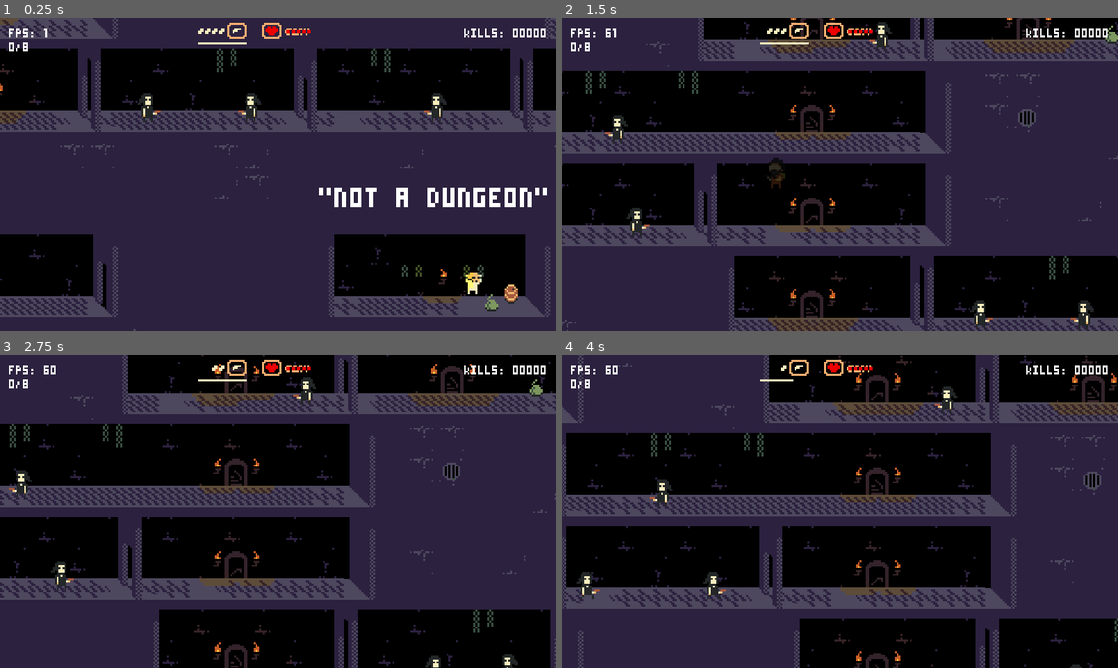
Above: before the commit, frames 1-4 (two rows, left to right).
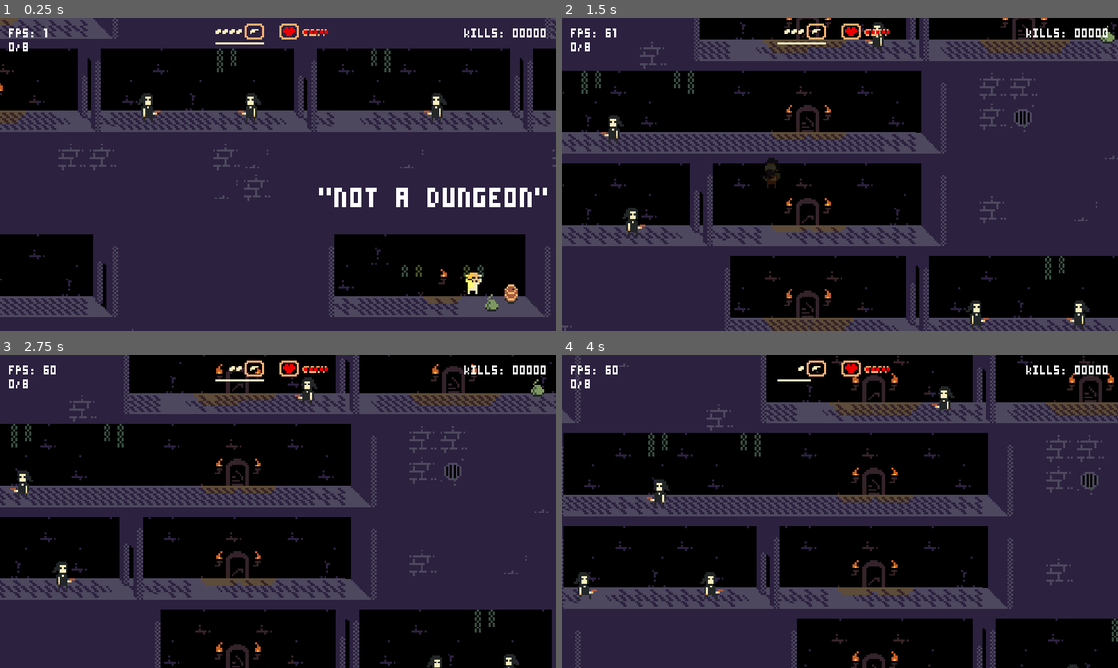
Above: after the commit, the same moments.

Repository: jimmyjonezz/gaminator20-dev
Game: Godot game, scene res://scene/main.tscn
Same seed, same stepped clock (60 frames per second), same inputs: the game is played once before the commit and once after it.
Inputs:
- Up to frame 1 (0.25 s): no input
- Up to frame 2 (1.5 s): tap X (fire) at 0.5, 1.25 s; hold Right (ui_right) 0.53-1.28 s; hold Z (enter) 0.53-1.28 s; tap Enter (ui_accept) at 0.77 s; hold Left (ui_left) from 1.28 s (still down); tap Z (enter) at 1.35 s
- Up to frame 3 (2.75 s): tap Enter (ui_accept) at 1.52 s; tap X (fire) at 2, 2.1 s; release Left (ui_left) at 2.03 s; hold Right (ui_right) from 2.03 s (still down); hold Z (enter) from 2.03 s (still down)
- Up to frame 4 (4 s): tap X (fire) at 2.75, 3.5 s; release Z (enter) at 2.78 s; tap Z (enter) at 2.85 s; tap Enter (ui_accept) at 3.02, 3.77 s; release Right (ui_right) at 3.53 s; hold Left (ui_left) from 3.53 s (still down); hold Z (enter) from 3.53 s (still down)

The runs differ from the first frame. In frame 1, 1.0% of the frame differs, in the area x 10-100%, y 1-100%; in frame 2, 17%, in the area x 0-100%, y 0-100%; in frame 3, 8.0%; in frame 4, 14%.

Commit message:
1.5

Diff:
--- a/scene/bullet.tscn
+++ b/scene/bullet.tscn
@@ -1,7 +1,8 @@
-[gd_scene load_steps=5 format=2]
+[gd_scene load_steps=6 format=2]
 
 [ext_resource path="res://sprite/stuff.png" type="Texture" id=1]
 [ext_resource path="res://script/bullet.gd" type="Script" id=2]
+[ext_resource path="res://script/trail.gd" type="Script" id=3]
 [ext_resource path="res://sound/sfx_weapon_singleshot15.wav" type="AudioStream" id=4]
 
 [sub_resource type="CircleShape2D" id=1]
@@ -31,6 +32,14 @@
 [node name="shoot" type="AudioStreamPlayer" parent="."]
 stream = ExtResource( 4 )
 bus = "audio"
+
+[node name="trail" type="Node2D" parent="."]
+script = ExtResource( 3 )
+
+[node name="timer" type="Timer" parent="."]
+wait_time = 0.5
+autostart = true
 [connection signal="area_entered" from="." to="." method="_on_bullet_area_entered"]
 [connection signal="body_entered" from="." to="." method="_on_bullet_body_entered"]
 [connection signal="screen_exited" from="VisibilityNotifier2D" to="." method="_on_VisibilityNotifier2D_screen_exited"]
+[connection signal="timeout" from="timer" to="." method="_on_timer_timeout"]
--- a/scene/key1.tscn
+++ b/scene/key1.tscn
@@ -87,7 +87,7 @@
 
 [node name="key1" type="AnimatedSprite" parent="."]
 frames = SubResource( 17 )
-frame = 8
+frame = 13
 playing = true
 
 [node name="collision" type="CollisionShape2D" parent="."]
--- a/scene/ui.tscn
+++ b/scene/ui.tscn
@@ -6,6 +6,14 @@
 [ext_resource path="res://font/tinyfont.fnt" type="BitmapFont" id=4]
 [ext_resource path="res://sound/sfx_sounds_falling6.wav" type="AudioStream" id=5]
 
+[sub_resource type="AtlasTexture" id=3]
+atlas = ExtResource( 1 )
+region = Rect2( 0, 16, 16, 4 )
+
+[sub_resource type="AtlasTexture" id=4]
+atlas = ExtResource( 1 )
+region = Rect2( 0, 20, 16, 4 )
+
 [sub_resource type="AtlasTexture" id=1]
 atlas = ExtResource( 1 )
 region = Rect2( 48, 22, 16, 3 )
@@ -13,14 +21,6 @@
 [sub_resource type="AtlasTexture" id=2]
 atlas = ExtResource( 1 )
 region = Rect2( 65, 23, 28, 1 )
-
-[sub_resource type="AtlasTexture" id=3]
-atlas = ExtResource( 1 )
-region = Rect2( 0, 16, 16, 4 )
-
-[sub_resource type="AtlasTexture" id=4]
-atlas = ExtResource( 1 )
-region = Rect2( 0, 20, 16, 4 )
 
 [sub_resource type="BitmapFont" id=5]
 height = 20.0
@@ -84,15 +84,39 @@
 }
 
 [node name="hbox_left" type="HBoxContainer" parent="margin"]
-margin_right = 148.0
 margin_bottom = 16.0
+size_flags_horizontal = 3
 alignment = 1
 __meta__ = {
 "_edit_use_anchors_": false
 }
 
+[node name="health" type="Sprite" parent="margin/hbox_left"]
+position = Vector2( 158, 0.25 )
+texture = ExtResource( 1 )
+centered = false
+vframes = 16
+hframes = 16
+frame = 17
+
+[node name="health_progress" type="TextureProgress" parent="margin/hbox_left/health"]
+margin_left = 16.0
+margin_top = 6.0
+margin_right = 32.0
+margin_bottom = 10.0
+max_value = 5.0
+value = 5.0
+texture_under = SubResource( 3 )
+texture_progress = SubResource( 4 )
+__meta__ = {
+"_edit_use_anchors_": false
+}
+
+[node name="blank" type="Control" parent="margin/hbox_left"]
+margin_bottom = 16.0
+
 [node name="ammo" type="Sprite" parent="margin/hbox_left"]
-position = Vector2( 128, 0 )
+position = Vector2( 138, 0.25 )
 texture = ExtResource( 1 )
 centered = false
 vframes = 16
@@ -113,10 +137,10 @@
 }
 
 [node name="vbox" type="VBoxContainer" parent="margin"]
-margin_left = 114.0
-margin_top = 13.75
-margin_right = 142.0
-margin_bottom = 15.75
+margin_left = 124.0
+margin_top = 14.0
+margin_right = 152.0
+margin_bottom = 16.0
 size_flags_horizontal = 5
 alignment = 2
 __meta__ = {
@@ -132,37 +156,6 @@
 value = 16.0
 texture_progress = SubResource( 2 )
 
-[node name="hbox_right" type="HBoxContainer" parent="margin"]
-margin_left = 148.0
-margin_right = 232.0
-margin_bottom = 16.0
-__meta__ = {
-"_edit_use_anchors_": false
-}
-
-[node name="health" type="Sprite" parent="margin/hbox_right"]
-texture = ExtResource( 1 )
-centered = false
-vframes = 16
-hframes = 16
-frame = 17
-
-[node name="health_progress" type="TextureProgress" parent="margin/hbox_right/health"]
-margin_left = 16.0
-margin_top = 6.0
-margin_right = 32.0
-margin_bottom = 10.0
-max_value = 5.0
-value = 5.0
-texture_under = SubResource( 3 )
-texture_progress = SubResource( 4 )
-__meta__ = {
-"_edit_use_anchors_": false
-}
-
-[node name="blank" type="Control" parent="margin/hbox_right"]
-margin_bottom = 16.0
-
 [node name="esc" type="Control" parent="."]
 pause_mode = 2
 visible = false
--- a/script/bullet.gd
+++ b/script/bullet.gd
@@ -42,3 +42,6 @@
 
 	if body.is_in_group("props"):
 		body.die()
+
+func _on_timer_timeout():
+	die()
--- a/script/pivot.gd
+++ b/script/pivot.gd
@@ -8,5 +8,5 @@
 func _ready():
 	_update_pivot()
 
-func _physics_process(delta):
+func _process(delta):
 	_update_pivot()
--- /dev/null
+++ b/script/trail.gd
@@ -0,0 +1,35 @@
+extends Node2D
+
+export var MAX_LENGTH = 20
+export var THICKNESS = 1.1
+
+var points = []
+var frame = 0
+
+func _physics_process(delta):
+	if frame % 3 == 0:
+		points.push_front(global_position)
+		if points.size() > MAX_LENGTH:
+			points.pop_back()
+
+	frame += 1
+
+	update()
+
+func _draw():
+	if points.size() < 2:
+		return
+
+	var antialias = false
+	var c = modulate
+	var s = float(points.size())
+	var adjusted = PoolVector2Array()
+	var colors = PoolColorArray()
+
+	for i in range(s):
+		adjusted.append(points[i] - global_position)
+		c.a = lerp(0.5, 0.0, i/s)
+		colors.append(c)
+
+	draw_set_transform(Vector2(0,0), -get_parent().rotation, Vector2(1,1))
+	draw_polyline_colors(adjusted, colors, THICKNESS, antialias)
Not shown, changed: font/cyrillic/font.fnt
Binary file changed: font/cyrillic/font.png
Binary file changed: sprite/tiles.png
Not shown, added: font/cyrillic/font.xcf
